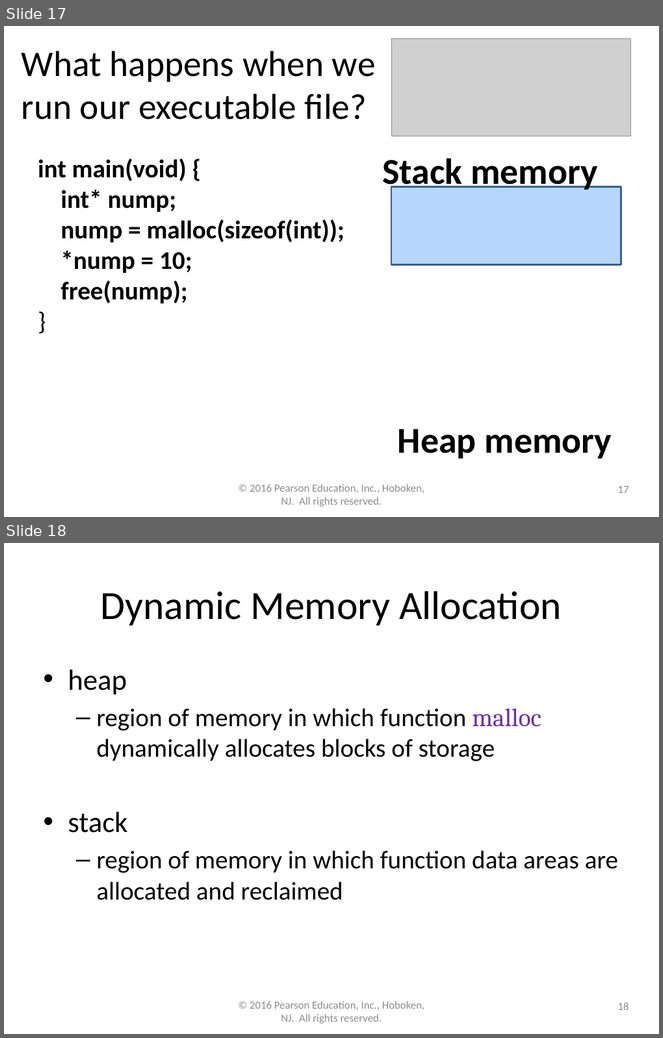
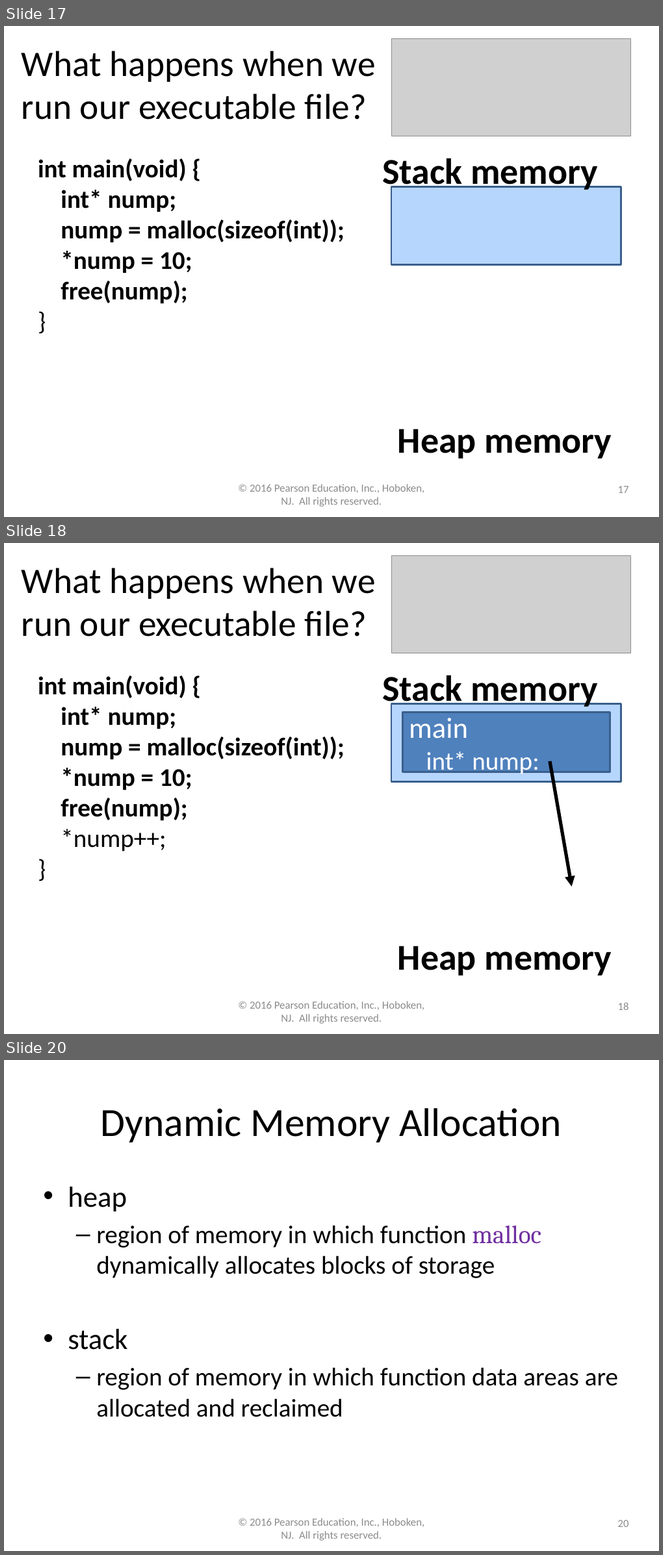
Before and after one commit to lgw2/lgw2.github.io, a slide deck: _teaching/csci112-fall-2023/lectures/ppts/Chapter13.pptx. Shown one above the other, each under a label of ours: slides 17 and 18 before the commit, slides 17, 18 and 20 after it; the slides between them are not shown. The pictures are 663x1038 and 663x1555 pixels, drawn with LibreOffice and Linux fonts; fonts in the diff are those of the drawing; grey boxes stand for pictures. Boxes give left, top, right and bottom in pixels: in the first picture for what was removed or moved away, otherwise in the second. Text is boxed around its words. In the diff, an @@ line names an element or a change of style, - is before the commit and + after.

```diff
--- a/_teaching/csci112-fall-2023/lectures/ppts/Chapter13.pptx
+++ b/_teaching/csci112-fall-2023/lectures/ppts/Chapter13.pptx
@@ slide 18 added at [4,543,659,1034], background #FFFFFF @@
@@ picture added at [392,556,631,653] @@
@@ text added at [22,568,376,637], 39.6 pt, text #000000 @@
+What happens when we run our executable file?
@@ text added at [38,676,345,852], 28 pt, text #000000, bold @@
+int main(void) {
+int* nump;
+nump = malloc(sizeof(int));
+*nump = 10;
+free(nump);
+*nump++;
+}
@@ text added at [382,675,598,709], 40 pt, text #000000, bold @@
+Stack memory
@@ rectangle added at [391,704,622,782], fill #3A92FC at 37% opacity, outline #3A5F8C 2 pt @@
@@ rectangle added at [402,712,610,772], fill #4F81BD, outline #3A5F8C 2 pt, 28 pt, text #FFFFFF @@
+main
+int* nump:
@@ arrow added from (550, 761) to (572, 887), #000000 3.75 pt @@
@@ text added at [398,946,612,976], 40 pt, text #000000, bold @@
+Heap memory
@@ text added at [250,1001,425,1024], 12 pt, text #8C8C8C @@
+© 2016 Pearson Education, Inc., Hoboken, NJ. All rights reserved.
@@ page number added at [618,1003,629,1010], 12 pt, text #8C8C8C @@
+18
@@ what was slide 18 is now slide 20 @@
@@ page number at [618,1520,629,1527]: text changed @@
-18
+20
```
Also in this commit, not shown: 1 other slide added, 5 other files.
